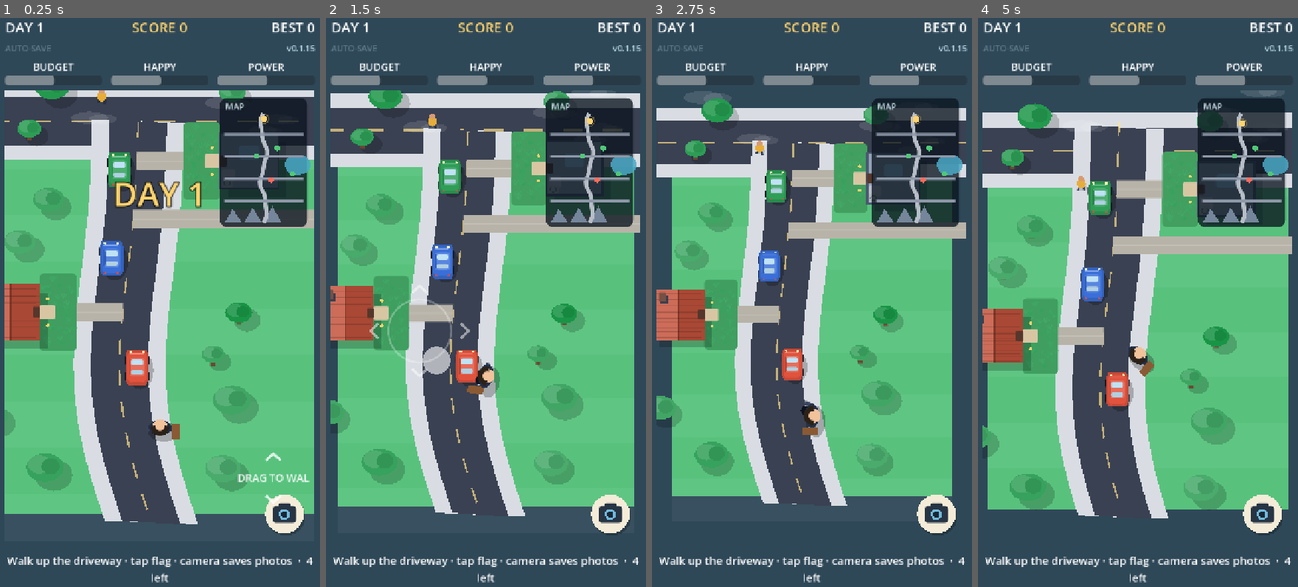
Above: before the commit, frames 1-4 (left to right).
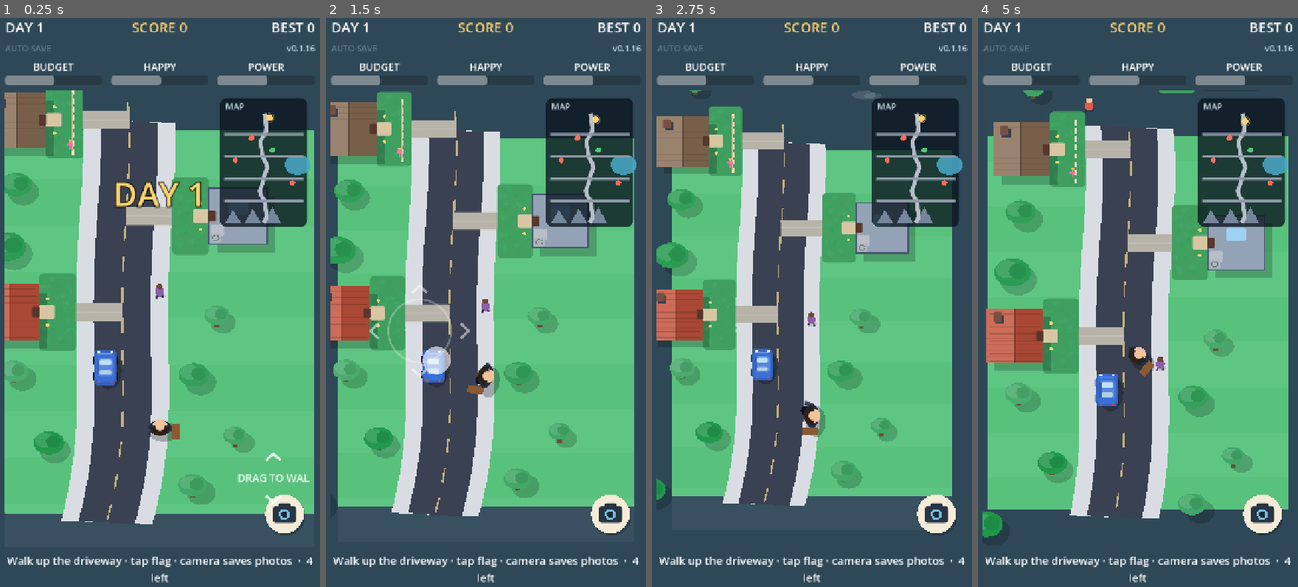
Above: after the commit, the same moments.

Repository: ssnanda/hoagame
Game: Godot game, scene res://scenes/main.tscn
Same seed, same stepped clock (60 frames per second), same inputs: the game is played once before the commit and once after it.
Inputs (mouse positions are in pixels of both pictures, inside the frame that each line leads up to):
- Up to frame 1 (0.25 s): no input
- Up to frame 2 (1.5 s): tap Enter (ui_accept) at 0.5 s; drag from (486, 319) to (518, 171) at 0.52 s; drag from (418, 330) to (470, 421) at 1.27 s
- Up to frame 3 (2.75 s): move the mouse to (844, 171) at 2.02 s; hold Right (ui_right) from 2.03 s (still down)
- Up to frame 4 (5 s): release Right (ui_right) at 2.75 s; drag from (1122, 421) to (1038, 211) at 2.77 s; move the mouse to (1237, 387) at 3.52 s; hold Left (ui_left) 3.53-4.25 s; tap Enter (ui_accept) at 3.77 s; drag from (1038, 211) to (1086, 154) at 4.27 s

The runs differ from the first frame. In frame 1, 23% of the frame differs, in the area x 1-99%, y 4-89%; in frame 2, 25%; in frame 3, 23%; in frame 4, 32%, in the area x 1-99%, y 4-92%.

Commit message:
Release HOA President 0.1.16+17

Diff:
--- a/project.godot
+++ b/project.godot
@@ -11,7 +11,7 @@
 [application]
 
 config/name="HOA President"
-config/version="0.1.15"
+config/version="0.1.16"
 run/main_scene="res://scenes/main.tscn"
 config/features=PackedStringArray("4.7", "Mobile")
 config/icon="res://icon.svg"
--- a/scripts/main.gd
+++ b/scripts/main.gd
@@ -102,6 +102,10 @@
 		return
 	_complaints = world.get("complaints", {}).duplicate(true)
 	_grass = world.get("grass", []).duplicate(true)
+	# Older runs had fewer lots. Fill only the new lots so existing lawn values and
+	# completed cases remain intact when the denser neighborhood is introduced.
+	while _grass.size() < STREET_SCRIPT.HOUSE_COUNT:
+		_grass.append(randf_range(2.5, 4.5))
 	_completed = world.get("completed", []).duplicate()
 	_done = _completed.size()
 	_phase = str(world.get("phase", "street"))
@@ -134,7 +138,7 @@
 	_overlay.show()
 	if comp.kind == "lawn":
 		var game = LAWN_SCRIPT.new()
-		game.setup(_grass[house], RESIDENTS[house])
+		game.setup(_grass[house], _resident_name(house))
 		game.done.connect(_on_lawn_done)
 		_overlay.add_child(game)
 		game.position = ((size - Vector2(620, 880)) / 2.0).max(Vector2(20, 20))
@@ -144,6 +148,13 @@
 		_overlay.add_child(_card)
 		_card.setup(comp.card, (size - CARD_SIZE) / 2.0)
 		_card.swiped.connect(_on_swiped)
+
+
+func _resident_name(house: int) -> String:
+	if house < RESIDENTS.size():
+		return RESIDENTS[house]
+	return ["The Parkers", "The Robinsons", "The Patels", "The Wilsons",
+			"The Nguyens", "The Millers"][house % 6]
 
 
 func _on_lawn_done(effects: Dictionary, points: int, correct: bool) -> void:
@@ -222,7 +233,7 @@
 	if not is_instance_valid(_street) or _complaints.is_empty() or _is_over:
 		return
 	GameState.save_run({
-		"world_version": 2,
+		"world_version": 3,
 		"complaints": _complaints.duplicate(true),
 		"grass": _grass.duplicate(),
 		"completed": _completed.duplicate(),
--- a/scripts/street.gd
+++ b/scripts/street.gd
@@ -4,8 +4,9 @@
 
 signal visit(house: int)
 
-const HOUSE_COUNT := 12
-const HOUSE_SPACING := 390.0
+const HOUSE_COUNT := 24
+const MAIN_HOUSE_COUNT := 16
+const HOUSE_SPACING := 248.0
 const HOUSE_MARGIN := 520.0
 const WORLD_H := HOUSE_MARGIN * 2.0 + HOUSE_SPACING * (HOUSE_COUNT - 1)
 const WORLD_W := 1800.0
@@ -25,8 +26,8 @@
 const INCH_PX := 4.5
 const WALKER_K := 1.4
 const SIDEWALK_CENTER := ROAD_HALF + WALK_W * 0.5
-const LANE_SWITCH_INPUT := 0.52
-const LATERAL_SNAP_SPEED := 520.0
+const LANE_SWITCH_INPUT := 0.38
+const LATERAL_SNAP_SPEED := 620.0
 const CAR_CLEAR_X := 42.0
 const CAR_CLEAR_Y := 58.0
 const JUNCTIONS := [WORLD_H * 0.2, WORLD_H * 0.4, WORLD_H * 0.61, WORLD_H * 0.81]
@@ -88,6 +89,7 @@
 var _camera_flash := 0.0
 var _photo_message := ""
 var _photo_message_t := 0.0
+var _map_open := false
 
 
 func _ready() -> void:
@@ -133,22 +135,21 @@
 
 
 func house_y(i: int) -> float:
-	if i >= 8:
-		var junction_y := float(JUNCTIONS[i - 8])
+	if i >= MAIN_HOUSE_COUNT:
+		var junction_y := float(JUNCTIONS[int((i - MAIN_HOUSE_COUNT) / 2)])
 		var offset := ROAD_HALF + WALK_W + YARD_GAP + HOUSE_D * 0.5
 		return junction_y + (-offset if i % 2 == 0 else offset)
 	return WORLD_H - HOUSE_MARGIN - i * HOUSE_SPACING
 
 
 func _side(i: int) -> int:
-	if i >= 8:
-		return -1 if i % 2 == 0 else 1
 	return -1 if i % 2 == 0 else 1
 
 
 func _house_c(i: int) -> Vector2:
-	if i >= 8:
-		return Vector2(240.0 if _side(i) < 0 else WORLD_W - 240.0, house_y(i))
+	if i >= MAIN_HOUSE_COUNT:
+		var cross_index := i - MAIN_HOUSE_COUNT
+		return Vector2(250.0 if int(cross_index / 2) % 2 == 0 else WORLD_W - 250.0, house_y(i))
 	return Vector2(_road_x(house_y(i)) + _side(i) * (ROAD_HALF + WALK_W + YARD_GAP + HOUSE_W * 0.5), house_y(i))
 
 
@@ -236,10 +237,16 @@
 
 
 func _tap_flag(pos: Vector2) -> bool:
+	if _map_open:
+		_map_open = false
+		queue_redraw()
+		return true
 	if pos.distance_to(Vector2(size.x - 66.0, size.y - 72.0)) <= 48.0:
 		_take_photo.call_deferred()
 		return true
 	if pos.x >= size.x - 206.0 and pos.y <= 296.0:
+		_map_open = true
+		queue_redraw()
 		return true
 	pos = _screen_to_world_draw(pos)
 	for i in HOUSE_COUNT:
@@ -258,7 +265,9 @@
 	_time += delta
 	_bubble_t = maxf(0.0, _bubble_t - delta)
 	var move := _stick
-	if not _dragging:
+	if _map_open:
+		move = Vector2.ZERO
+	elif not _dragging:
 		move = Input.get_vector("ui_left", "ui_right", "ui_up", "ui_down")
 		if Input.is_action_just_pressed("ui_accept"):
 			_enter_near()
@@ -283,9 +292,15 @@
 		elif driveway_house >= 0:
 			# Driveways connect each sidewalk to its front door, so the player can
 			# leave the walking lane only where the neighborhood visually supports it.
-			var home := _house_c(driveway_house)
-			candidate.y = clampf(candidate.y, home.y - DRIVEWAY_HALF, home.y + DRIVEWAY_HALF)
-			candidate.x = clampf(candidate.x, minf(home.x, road_center) - 18.0, maxf(home.x, road_center) + 18.0)
+			var driveway := _driveway_segment(driveway_house)
+			if driveway_house >= MAIN_HOUSE_COUNT:
+				candidate.x = clampf(candidate.x, driveway[0].x - DRIVEWAY_HALF, driveway[0].x + DRIVEWAY_HALF)
+				candidate.y = clampf(candidate.y, minf(driveway[0].y, driveway[1].y) - 18.0,
+						maxf(driveway[0].y, driveway[1].y) + 18.0)
+			else:
+				candidate.y = clampf(candidate.y, driveway[0].y - DRIVEWAY_HALF, driveway[0].y + DRIVEWAY_HALF)
+				candidate.x = clampf(candidate.x, minf(driveway[0].x, driveway[1].x) - 18.0,
+						maxf(driveway[0].x, driveway[1].x) + 18.0)
 		elif on_side_street:
 			candidate.y = clampf(candidate.y, closest_junction - ROAD_HALF - WALK_W * 0.65,
 					closest_junction + ROAD_HALF + WALK_W * 0.65)
@@ -298,6 +313,7 @@
 			_update_main_lane(move.x)
 			var target_x := road_center + float(_main_lane) * SIDEWALK_CENTER
 			candidate.x = move_toward(previous.x, target_x, LATERAL_SNAP_SPEED * delta)
+		candidate = _avoid_neighbors(previous, candidate)
 		candidate = _keep_clear_of_cars(previous, candidate)
 		_player_x = candidate.x
 		_player_y = candidate.y
@@ -324,12 +340,43 @@
 
 func _driveway_at(point: Vector2) -> int:
 	for i in HOUSE_COUNT:
-		var home := _house_c(i)
-		if absf(point.y - home.y) <= DRIVEWAY_HALF:
-			var road := _road_x(home.y)
-			if point.x >= minf(home.x, road) - 18.0 and point.x <= maxf(home.x, road) + 18.0:
-				return i
+		var segment := _driveway_segment(i)
+		if Geometry2D.get_closest_point_to_segment(point, segment[0], segment[1]).distance_to(point) <= DRIVEWAY_HALF:
+			return i
 	return -1
+
+
+func _driveway_segment(i: int) -> PackedVector2Array:
+	var home := _house_c(i)
+	if i >= MAIN_HOUSE_COUNT:
+		var junction := float(JUNCTIONS[int((i - MAIN_HOUSE_COUNT) / 2)])
+		return PackedVector2Array([Vector2(home.x, junction),
+				Vector2(home.x, home.y - _side(i) * HOUSE_D * 0.46)])
+	return PackedVector2Array([Vector2(_road_x(home.y), home.y),
+			Vector2(home.x - _side(i) * HOUSE_W * 0.46, home.y)])
+
+
+func _neighbor_position(neighbor: Dictionary) -> Vector2:
+	var route := int(neighbor.route)
+	if route == 0:
+		var wy := fposmod(float(neighbor.seed) + _time * float(neighbor.speed), WORLD_H - 280.0) + 140.0
+		return Vector2(_road_x(wy) + int(neighbor.side) * SIDEWALK_CENTER, wy)
+	var top := float(JUNCTIONS[0])
+	var span := float(JUNCTIONS[3]) - top
+	var wy := top + fposmod(float(neighbor.seed) + _time * float(neighbor.speed), span)
+	return Vector2(float(CONNECTOR_XS[route - 1]) + int(neighbor.side) * SIDEWALK_CENTER, wy)
+
+
+func _avoid_neighbors(previous: Vector2, candidate: Vector2) -> Vector2:
+	for neighbor in _neighbors:
+		var other := _neighbor_position(neighbor)
+		if candidate.distance_to(other) >= 46.0:
+			continue
+		var passing_side := -1.0 if candidate.x <= other.x else 1.0
+		candidate.x = move_toward(candidate.x, other.x + passing_side * 52.0, 18.0)
+		if candidate.distance_to(other) < 30.0:
+			candidate.y = previous.y
+	return candidate
 
 
 func _screen_to_world_draw(point: Vector2) -> Vector2:
@@ -452,6 +499,8 @@
 		draw_rect(Rect2(0, 0, w, h), Color(0.25, 0.27, 0.32, 0.4 * _gloom))
 	draw_set_transform(Vector2.ZERO, 0.0, Vector2.ONE)
 	_draw_ui(w, h)
+	if _map_open:
+		_draw_full_map(w, h)
 	if _camera_flash > 0.0:
 		draw_rect(Rect2(Vector2.ZERO, size), Color(1, 1, 1, _camera_flash * 0.72))
 
@@ -641,18 +690,10 @@
 
 
 func _draw_neighbors() -> void:
-	var route_top := float(JUNCTIONS[0])
-	var route_span := float(JUNCTIONS[3]) - route_top
 	for neighbor in _neighbors:
-		var route := int(neighbor.route)
-		var wy: float
-		var wx: float
-		if route == 0:
-			wy = fposmod(float(neighbor.seed) + _time * float(neighbor.speed), WORLD_H - 280.0) + 140.0
-			wx = _road_x(wy) + int(neighbor.side) * SIDEWALK_CENTER
-		else:
-			wy = route_top + fposmod(float(neighbor.seed) + _time * float(neighbor.speed), route_span)
-			wx = float(CONNECTOR_XS[route - 1]) + int(neighbor.side) * SIDEWALK_CENTER
+		var world_pos := _neighbor_position(neighbor)
+		var wy := world_pos.y
+		var wx := world_pos.x
 		if not _on_screen(wy, 100.0):
 			continue
 		var p := Vector2(wx - _cam_x, wy - _cam)
@@ -687,7 +728,7 @@
 
 
 func _yard_rect(i: int) -> Rect2:
-	if i >= 8:
+	if i >= MAIN_HOUSE_COUNT:
 		var hc := _house_c(i) - Vector2(_cam_x, _cam)
 		return Rect2(hc.x - HOUSE_W * 0.65, hc.y - 104.0, HOUSE_W * 1.3, 208.0)
 	var cx := _road_x(house_y(i)) - _cam_x
@@ -697,10 +738,9 @@
 
 func _draw_yard(i: int) -> void:
 	var r := _yard_rect(i)
-	var home := _house_c(i)
-	var road_x := _road_x(home.y)
-	var drive_start := Vector2(road_x - _cam_x, home.y - _cam)
-	var drive_end := Vector2(home.x - _side(i) * HOUSE_W * 0.46 - _cam_x, home.y - _cam)
+	var driveway := _driveway_segment(i)
+	var drive_start := driveway[0] - Vector2(_cam_x, _cam)
+	var drive_end := driveway[1] - Vector2(_cam_x, _cam)
 	draw_line(drive_start, drive_end, Color("b8b3a8").lerp(Color("686477"), _dusk * 0.5), DRIVEWAY_HALF * 1.55, true)
 	draw_line(drive_start, drive_end, Color(1, 1, 1, 0.16), 3.0, true)
 	var inches: float = _grass[i]
@@ -951,3 +991,60 @@
 	var py := inner.position.y + (1.0 - _player_y / WORLD_H) * inner.size.y
 	draw_circle(Vector2(px, py), 7.0, Color("ffd36e"))
 	draw_circle(Vector2(px, py), 10.0, Color("ffd36e", 0.35), false, 2.0)
+
+
+func _draw_full_map(w: float, h: float) -> void:
+	draw_rect(Rect2(0, 0, w, h), Color(0.02, 0.05, 0.08, 0.94))
+	var panel := Rect2(24.0, 28.0, w - 48.0, h - 56.0)
+	_rr(panel, Color("d9e2d0"), 22)
+	var map_rect := Rect2(panel.position + Vector2(24.0, 82.0), panel.size - Vector2(48.0, 132.0))
+	_rr(map_rect, Color("79b66a"), 14)
+	var font := ThemeDB.fallback_font
+	draw_string(font, panel.position + Vector2(24.0, 45.0), "NEIGHBORHOOD · 1,000 FT",
+			HORIZONTAL_ALIGNMENT_LEFT, panel.size.x - 48.0, 26, Color("1d3340"))
+	draw_string(font, panel.position + Vector2(24.0, 71.0), "Tap anywhere to return to the street",
+			HORIZONTAL_ALIGNMENT_LEFT, panel.size.x - 48.0, 17, Color("435a62"))
+	var road_col := Color("414a56")
+	var walk_col := Color("d7d9d5")
+	var main_route := PackedVector2Array()
+	for point_i in 65:
+		var wy := WORLD_H * float(point_i) / 64.0
+		main_route.append(_map_point(Vector2(_road_x(wy), wy), map_rect))
+	draw_polyline(main_route, walk_col, 15.0, true)
+	draw_polyline(main_route, road_col, 10.0, true)
+	for connector in CONNECTOR_XS:
+		var a := _map_point(Vector2(float(connector), float(JUNCTIONS[0])), map_rect)
+		var b := _map_point(Vector2(float(connector), float(JUNCTIONS[3])), map_rect)
+		draw_line(a, b, walk_col, 15.0, true)
+		draw_line(a, b, road_col, 10.0, true)
+	for junction in JUNCTIONS:
+		var a := _map_point(Vector2(0.0, float(junction)), map_rect)
+		var b := _map_point(Vector2(WORLD_W, float(junction)), map_rect)
+		draw_line(a, b, walk_col, 15.0, true)
+		draw_line(a, b, road_col, 10.0, true)
+	for lane_i in 3:
+		var lane := PackedVector2Array()
+		var lane_y := WORLD_H * (0.27 + lane_i * 0.23)
+		for point_i in 24:
+			var t := float(point_i) / 23.0
+			lane.append(_map_point(Vector2(90.0 + t * (WORLD_W - 180.0),
+					lane_y + sin(t * TAU * 1.5 + lane_i * 1.7) * (72.0 + lane_i * 9.0)), map_rect))
+		draw_polyline(lane, road_col, 8.0, true)
+	for i in HOUSE_COUNT:
+		var hp := _map_point(_house_c(i), map_rect)
+		var roof: Color = _houses[i].roof
+		draw_rect(Rect2(hp - Vector2(5.0, 4.0), Vector2(10.0, 8.0)), roof)
+		if _pins.get(i, "") in ["lawn", "card"]:
+			draw_circle(hp, 8.0, Color("ffd36e", 0.45), false, 2.0)
+	var player := _map_point(Vector2(_player_x, _player_y), map_rect)
+	draw_circle(player, 9.0, Color("ffd36e"))
+	draw_circle(player, 14.0, Color("1d3340"), false, 3.0)
+	# The pale rectangle shows the approximate street area visible below.
+	var view_size := Vector2(size.x / WORLD_W * map_rect.size.x,
+			size.y / WORLD_H * map_rect.size.y)
+	draw_rect(Rect2(player - view_size * 0.5, view_size), Color(1, 1, 1, 0.65), false, 2.0)
+
+
+func _map_point(world_point: Vector2, rect: Rect2) -> Vector2:
+	return rect.position + Vector2(world_point.x / WORLD_W * rect.size.x,
+			world_point.y / WORLD_H * rect.size.y)
Not shown, changed: export_presets.cfg
Not shown, changed: VERSION
